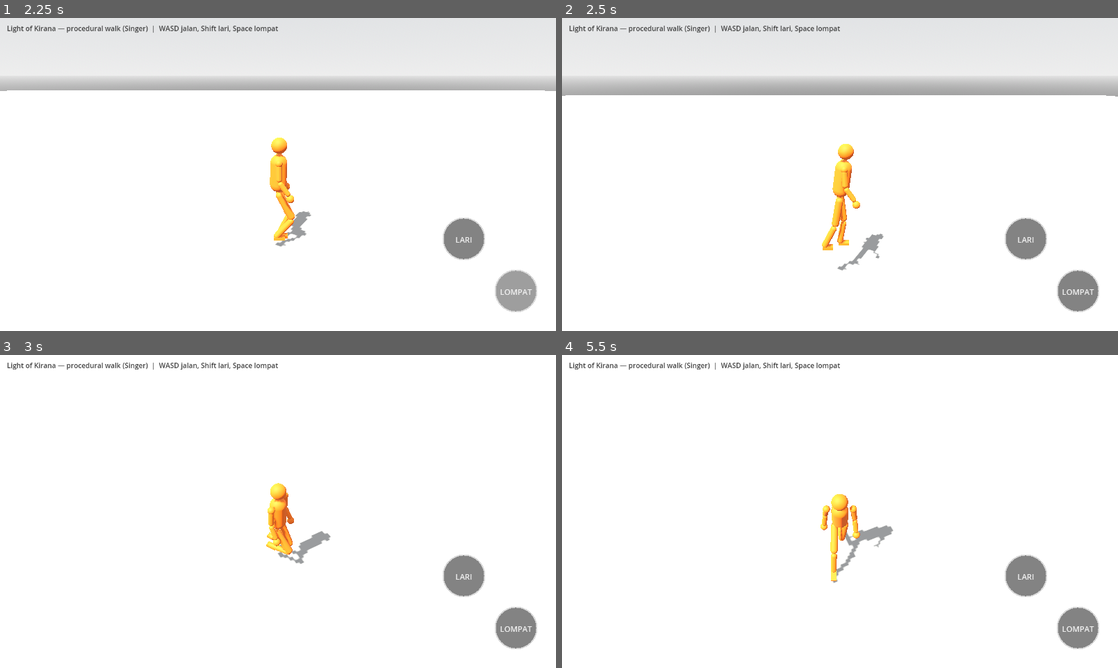
Above: before the commit, frames 1-4 (two rows, left to right).
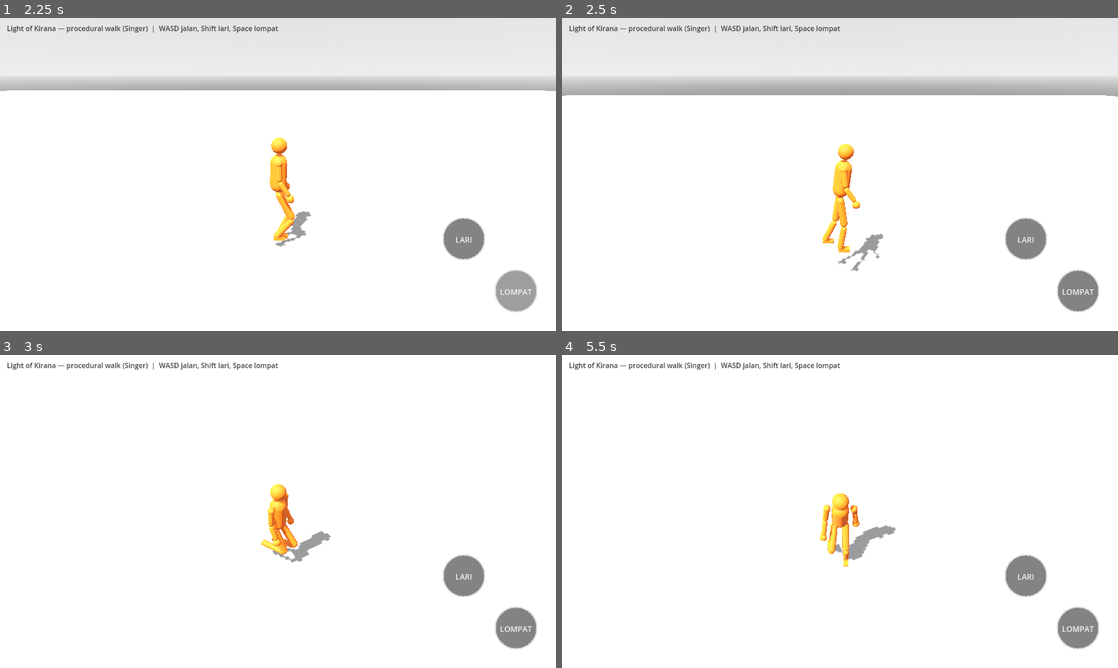
Above: after the commit, the same moments.

Repository: bagus123triga/light-of-kirana
Game: Godot game, scene res://scenes/main.tscn
Same seed, same stepped clock (60 frames per second), same inputs: the game is played once before the commit and once after it.
Inputs (mouse positions are in pixels of both pictures, inside the frame that each line leads up to):
- Up to frame 1 (2.25 s): tap Enter at 0.5 s; drag from (55, 271) to (333, 105) at 0.52 s; drag from (461, 240) to (250, 237) at 1.27 s; move the mouse to (517, 290) at 2.02 s; hold D from 2.03 s (still down); hold Shift from 2.03 s (still down); click (517, 290) at 2.17 s
- Up to frame 2 (2.5 s): keep holding D; keep holding Shift
- Up to frame 3 (3 s): release D at 2.75 s; release Shift at 2.75 s; drag from (250, 574) to (111, 464) at 2.77 s
- Up to frame 4 (5.5 s): move the mouse to (1006, 558) at 3.52 s; hold A 3.53-4.25 s; hold Shift 3.53-4.25 s; tap Space at 3.77 s; drag from (673, 464) to (756, 433) at 4.27 s; move the mouse to (867, 511) at 5.02 s; hold S from 5.03 s (still down); hold Shift from 5.03 s (still down); click (867, 511) at 5.17 s

Frame 1 is identical in both runs. In frame 2, 0.5% of the frame differs, in the area x 46-56%, y 40-81%; in frame 3, 0.4%; in frame 4, 0.8%, in the area x 46-61%, y 44-73%.

Commit message:
Drive running jump scissor from trailing foot and smooth landing

Diff:
--- a/scripts/procedural_humanoid.gd
+++ b/scripts/procedural_humanoid.gd
@@ -115,6 +115,7 @@
 var jump_crouch := 0.0
 var run_jump_phase := 0.0
 var jump_from_run := false
+var run_jump_lead_foot := 0
 
 
 func _orange_material() -> StandardMaterial3D:
@@ -367,6 +368,9 @@
 			jump_timer = 0.16
 			jump_from_run = is_running
 			run_jump_phase = 0.0
+			if jump_from_run:
+				var jump_forward := Vector3(sin(facing_yaw), 0.0, cos(facing_yaw))
+				run_jump_lead_foot = 0 if foot_planted_pos[0].dot(jump_forward) > foot_planted_pos[1].dot(jump_forward) else 1
 			# Cancel any step in progress: a foot mid-swing to a
 			# far-ahead (1.1 m run) target would land way in front
 			# while the body is airborne, and the body would come
@@ -420,8 +424,9 @@
 				# Extend the feet toward the floor as contact happens; the hip
 				# absorbs the impact instead of leaving the legs tucked and weightless.
 				land_from[i] = foot_planted_pos[i]
-				land_from[i].y = minf(land_from[i].y, 0.18)
-				var run_jump_landing_offset := sin(run_jump_phase) * 0.34 * (-1.0 if i == 0 else 1.0) if jump_from_run else 0.0
+				land_from[i].y = maxf(land_from[i].y, 0.05)
+				var run_jump_landing_side := 1.0 if i != run_jump_lead_foot else -1.0
+				var run_jump_landing_offset := sin(run_jump_phase) * 0.30 * run_jump_landing_side if jump_from_run else 0.0
 				land_target[i] = global_position + wish_dir * 0.25 + fwd0 * run_jump_landing_offset + rgt0 * side0 * STEP_LATERAL + fwd0 * 0.05
 				land_target[i].y = 0.05
 			land_t = 0.0
@@ -430,7 +435,7 @@
 		jump_timer -= delta
 		if jump_timer <= 0.0:
 			jump_state = 0
-	var crouch_target := 0.22 if jump_state == 1 else (0.14 if jump_state == 3 else 0.0)
+	var crouch_target := 0.22 if jump_state == 1 else (0.07 if jump_state == 3 else 0.0)
 	jump_crouch = move_toward(jump_crouch, crouch_target, delta * (2.0 if jump_state == 1 else (2.2 if jump_state == 3 else 0.9)))
 
 	# Brake while pressing down and while absorbing the landing: the
@@ -602,7 +607,7 @@
 	# A foot that starts a step mid-blend is left alone (the step's
 	# from-position picks up wherever the foot currently is).
 	if jump_state == 3:
-		land_t += delta / 0.10
+		land_t += delta / 0.18
 		var lt := _smoothstep(land_t)
 		for i in 2:
 			if not foot_stepping[i]:
@@ -615,7 +620,8 @@
 	if not on_floor_now:
 		for i in 2:
 			var jump_side := -1.0 if i == 0 else 1.0
-			var run_jump_air_offset := sin(run_jump_phase) * 0.34 * jump_side if jump_from_run and jump_state == 2 else 0.0
+			var run_jump_air_side := 1.0 if i != run_jump_lead_foot else -1.0
+			var run_jump_air_offset := sin(run_jump_phase) * 0.38 * run_jump_air_side if jump_from_run and jump_state == 2 else 0.0
 			var tuck := hip_global + Vector3(0, -0.89, 0) + forward * run_jump_air_offset + right * jump_side * 0.09
 			foot_planted_pos[i] = foot_planted_pos[i].lerp(tuck, clampf(delta * 8.0, 0.0, 1.0))
 		_was_airborne = true
